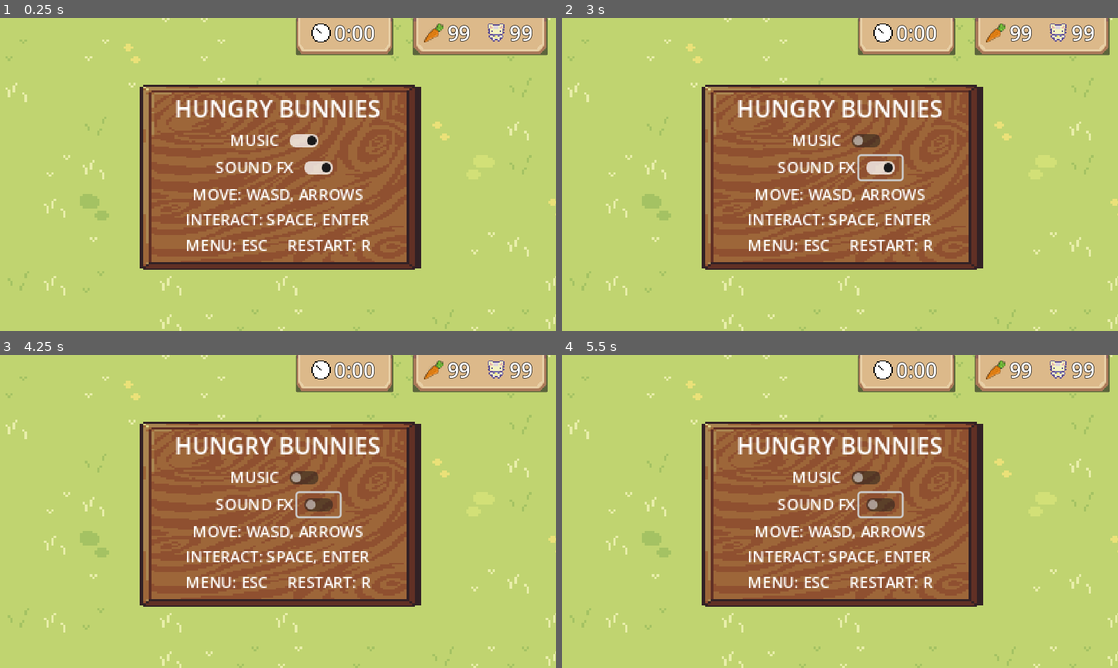
Above: before the commit, frames 1-4 (two rows, left to right).
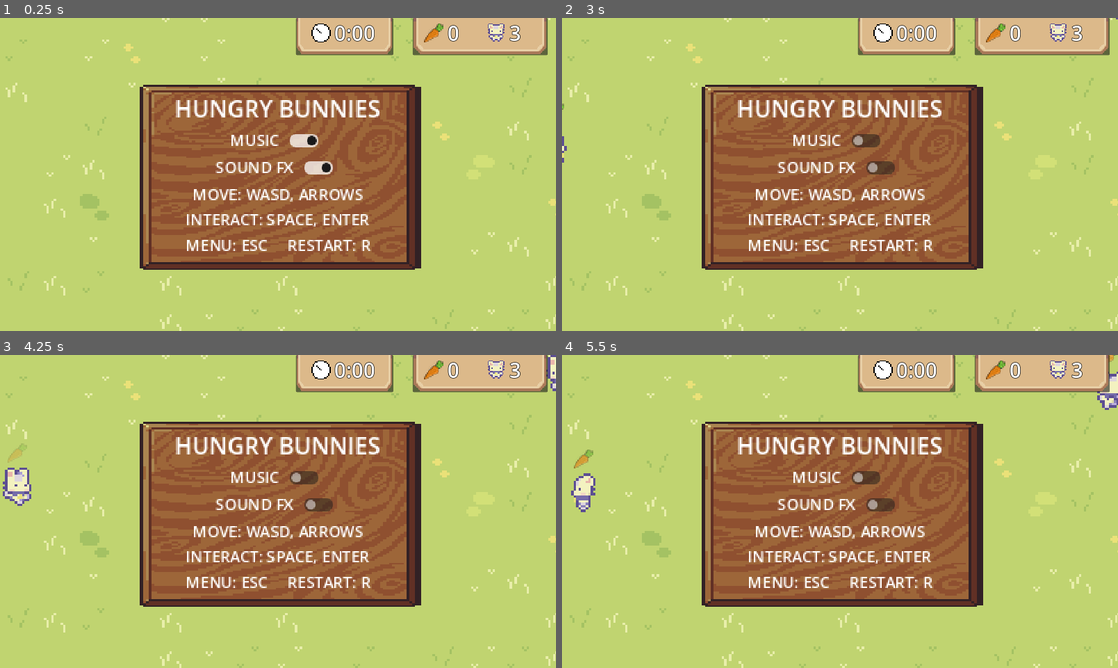
Above: after the commit, the same moments.

Repository: LukeRichardGoddard/GameJam2025
Game: Godot game, scene res://Scenes/GameScene/game_scene.tscn
Two runs of this game, one before a commit and one after it. Both use one fixed random seed, a clock stepped at 60 frames per second and the inputs below. Sound files missing from this copy of the repository are replaced by a short silence.
Inputs (mouse positions are in pixels of both pictures, inside the frame that each line leads up to):
- Up to frame 1 (0.25 s): no input
- Up to frame 2 (3 s): tap Enter at 0.5 s; hold D (move_right) 0.53-1.25 s; tap Space (interact) at 0.6, 2.85 s; click (867, 140) at 1.25 s; click (878, 168) at 2 s; tap R (restart) at 2.75 s; hold S (move_down) from 2.78 s (still down)
- Up to frame 3 (4.25 s): release S (move_down) at 3.53 s; hold D (move_right) from 3.53 s (still down); tap Space (interact) at 3.6 s
- Up to frame 4 (5.5 s): release D (move_right) at 4.28 s; hold W (move_up) 4.28-5.03 s; tap Space (interact) at 4.35, 5.1 s; hold A (move_left) from 5.03 s (still down)

The runs differ from the first frame. In frame 1, 0.3% of the frame differs, in the area x 80-96%, y 2-8%; in frame 2, 0.7%; in frame 3, 1.1%; in frame 4, 1.2%, in the area x 1-100%, y 0-53%.

Commit message:
bug fixes

Diff:
--- a/Scenes/GameScene/game_scene.gd
+++ b/Scenes/GameScene/game_scene.gd
@@ -17,7 +17,7 @@
 	if not SceneManager.restarting:
 		bunny_loader()
 		plot_loader()
-		SceneManager.restarting = false
+	SceneManager.restarting = false
 	if SceneManager.start_game:
 		for i in STARTING_BUNNIES:
 			new_bunny()
@@ -61,19 +61,20 @@
 			child.reparent($Plots)
 
 func _exit_tree() -> void:
-	if not $ObstacleLayer/Bunnies.get_child_count() == 0:
-		for child in $ObstacleLayer/Bunnies.get_children():
-			child.spawn_position = child.position
-			#move somewhere far away to prevent collisions
-			child.position = FAR_FAR_AWAY
-			child.reparent(SceneManager.bunnies)
-	if not $Plots.get_child_count() == 0:
-		for child in $Plots.get_children():
-			child.spawn_position = child.position
-			#move somewhere far away to prevent collisions
-			child.position = FAR_FAR_AWAY
-			child.time = child.grow_timer.wait_time
-			child.reparent(SceneManager.plots)
+	if not SceneManager.restarting:
+		if not $ObstacleLayer/Bunnies.get_child_count() == 0:
+			for child in $ObstacleLayer/Bunnies.get_children():
+				child.spawn_position = child.position
+				#move somewhere far away to prevent collisions
+				child.position = FAR_FAR_AWAY
+				child.reparent(SceneManager.bunnies)
+		if not $Plots.get_child_count() == 0:
+			for child in $Plots.get_children():
+				child.spawn_position = child.position
+				#move somewhere far away to prevent collisions
+				child.position = FAR_FAR_AWAY
+				child.time = child.grow_timer.wait_time
+				child.reparent(SceneManager.plots)
 	SceneManager.player_spawn_position = CAVE_SPAWN
 	if SceneManager.music_on:
 		SceneManager.outdoor_music_time = SceneManager.outdoor_music.get_playback_position()
--- a/Scenes/Player/player.gd
+++ b/Scenes/Player/player.gd
@@ -14,8 +14,9 @@
 	if not $CanvasLayer.visible:
 		$CanvasLayer.visible = true
 
-	if not SceneManager.game_won:
-
+	if SceneManager.game_won:
+		velocity = Vector2.ZERO
+	else:
 		var move_vector: Vector2 = Input.get_vector("move_left", "move_right", "move_up", "move_down")
 
 		velocity = move_vector * move_speed
--- a/Scenes/Player/player.tscn
+++ b/Scenes/Player/player.tscn
@@ -313,7 +313,7 @@
 offset_top = 2.0
 offset_right = 120.0
 offset_bottom = 60.0
-text = "99"
+text = "0"
 label_settings = SubResource("LabelSettings_hm6s0")
 
 [node name="BunnyTextureRect" type="TextureRect" parent="CanvasLayer/Panel"]
@@ -331,7 +331,7 @@
 offset_top = 2.0
 offset_right = 249.0
 offset_bottom = 60.0
-text = "99"
+text = "3"
 label_settings = SubResource("LabelSettings_hm6s0")
 
 [node name="TimerPanel" type="Panel" parent="CanvasLayer"]
--- a/Scenes/SceneManager/scene_manager.gd
+++ b/Scenes/SceneManager/scene_manager.gd
@@ -49,7 +49,6 @@
 		restart_game()
 
 func restart_game():
-	print("restarting")
 	start_game = true
 	has_quest = true
 	game_won = false
@@ -60,4 +59,5 @@
 	play_time = 0.0
 	restarting = true
 	end_screen.visible = false
+	timer_running = true
 	get_tree().reload_current_scene()
--- a/Scenes/SceneManager/scene_manager.tscn
+++ b/Scenes/SceneManager/scene_manager.tscn
@@ -6,6 +6,7 @@
 [ext_resource type="PackedScene" uid="uid://bd6vho4s3winr" path="res://Scenes/EndScreen/end_screen.tscn" id="4_mc8al"]
 
 [node name="SceneManager" type="Node2D"]
+process_mode = 3
 script = ExtResource("1_cfej8")
 
 [node name="Bunnies" type="Node" parent="."]
--- a/project.godot
+++ b/project.godot
@@ -11,7 +11,7 @@
 [application]
 
 config/name="Hungry Bunnies"
-config/version="1.01"
+config/version="1.2"
 run/main_scene="res://Scenes/GameScene/game_scene.tscn"
 config/features=PackedStringArray("4.3", "Forward Plus")
 boot_splash/show_image=false
Not shown, changed: export_presets.cfg
Not shown, changed: .DS_Store
